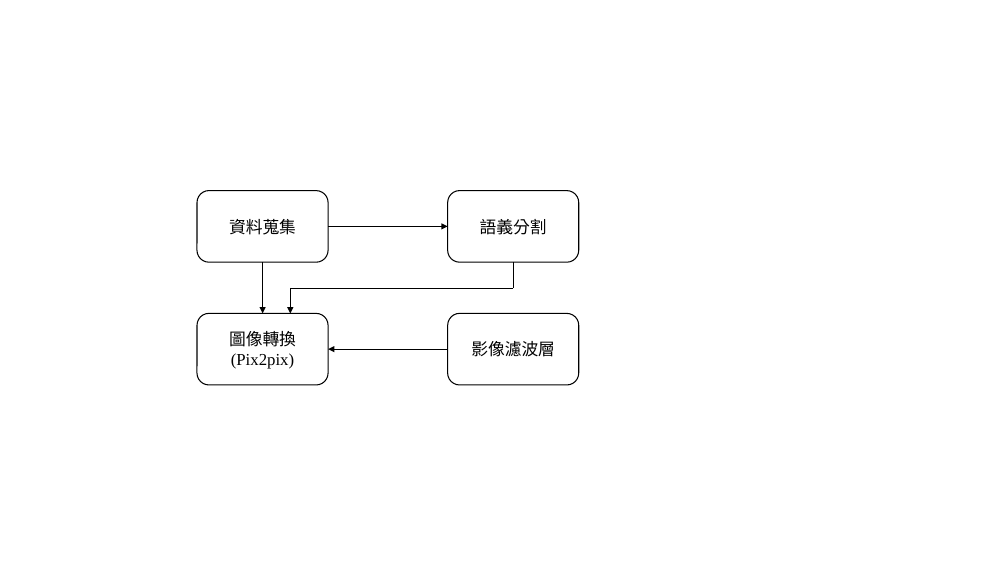
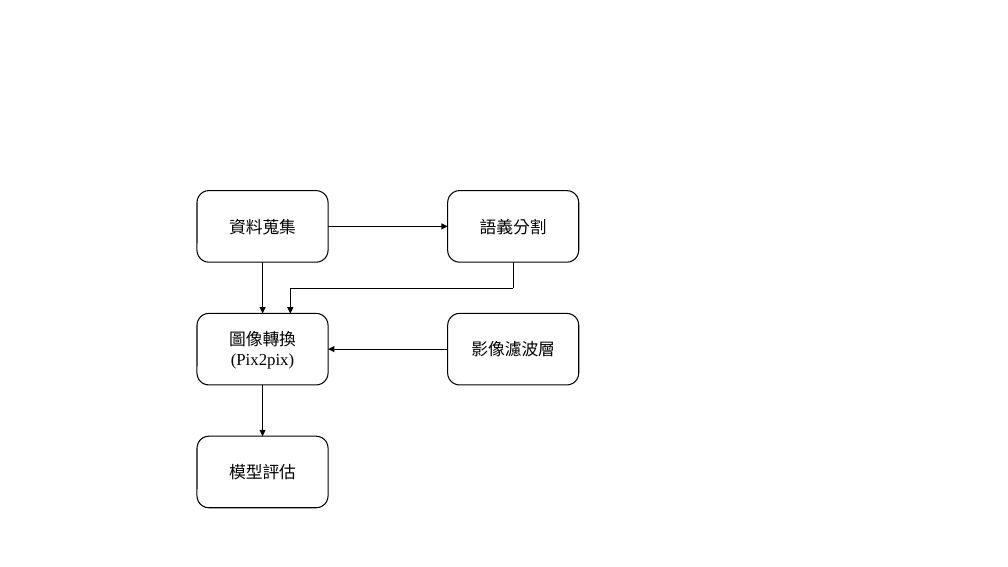
Before and after one commit to 10994015/paper, a slide deck: slide 7 of 論文/模型圖繪製.pptx. Drawn at 1008x567 pixels with LibreOffice and Linux fonts; fonts in the diff are those of the drawing. Boxes give left, top, right and bottom in pixels: in the first picture for what was removed or moved away, otherwise in the second. Text is boxed around its words. In the diff, an @@ line names an element or a change of style, - is before the commit and + after.

```diff
--- a/論文/模型圖繪製.pptx
+++ b/論文/模型圖繪製.pptx
@@ arrow added from (262, 385) to (262, 436), #000000 0.5 pt @@
@@ rounded rectangle added at (x1=197, y1=436, x2=328, y2=508), fill #FFFFFF, outline #000000 1 pt, 16 pt, text #000000 @@
+模型評估
```
Also in this commit, not shown: 3 other files.
